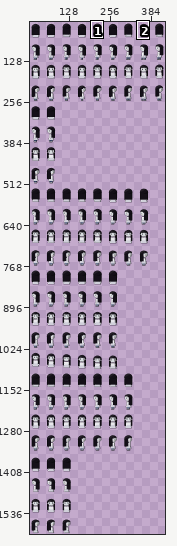
A pixel-art file gets an edit: hollow-acre/2d/tools/px/ase/ruth.ase. The first picture is a wide view before the edit; the outline marks the close-up.
Close-up. First the earlier version:
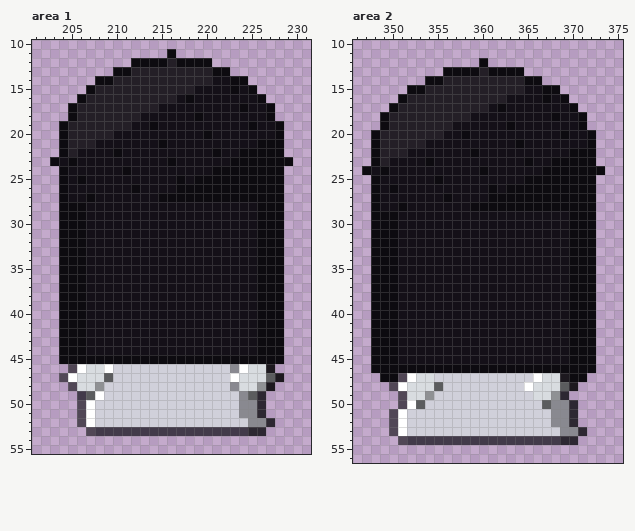
432x1600 pixels, 1 frame. Colours within 5 levels of each other are drawn and written as one. Shown: area 1: x 201..231, y 10..55; area 2: x 346..375, y 10..56. The wide view leaves out empty margins. The commit also changed other parts of the picture, which this record leaves out.
The result:
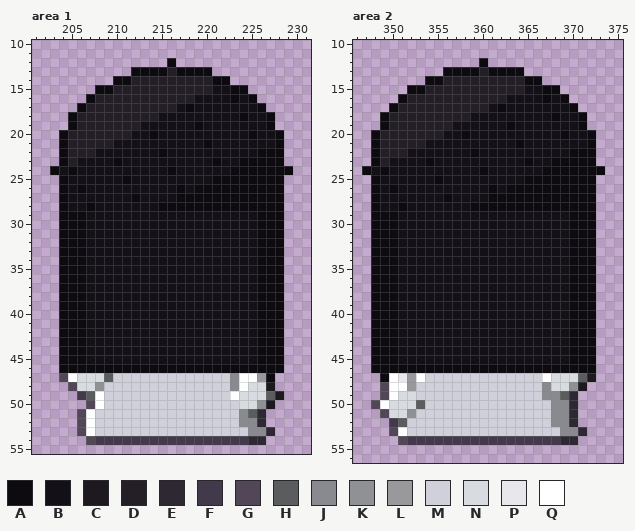
Palette (. is transparent): A #0d0b10  B #141018  C #1d191f  D #241f27  E #2d2832  F #423a4a  G #514756  H #5b5c5e  J #898990  K #8f9194  L #99999c  M #d0d0da  N #d8dce0  P #e8e8ec  Q #ffffff
Edits made:
Changed rows in their new state; - is an unchanged pixel.
Area 1, layer "sheet":
first column x 203:
11 -------------.-------------
12 ---------....A....---------
13 -------..AAAA-AAAA..-------
14 -----..AA---------AA..-----
15 ----.AA---------DD---A.----
16 ---.A---------DD----A-A.---
17 --.A--------DD-A-----B-A.--
18 ----------DD----B----A-----
19 -.A------D-B----A-----B-A.-
20 -------DD--A-----B----A----
21 -----DD-----B----A-----BB--
22 ---DD--B----A-----B--BB----
23 .AD----A-----B----A-B-----.
24 ABA-----B----A----BB------A
25 ---B----A-----B-BB---------
26 ---A-----B-----B-----------
27 ----B----A--BB-------------
28 --BBA-------AAAAAAAAAAA----
first column x 204:
45 ---BBBBBBBBBBBBBBBBBBB---
46 AAAAAAAAAAAAAAAAAAAAAAAAA
47 -------------------JQQLA.
48 --------------------Q-N--
49 -------------------QNNNHC
50 --.GQ---------------NNKC-
51 ---------------------H---
52 --------------------J-E.-
53 --GQMMMMMMMMMMMMMMMMMJJE-
54 ---GFFFFFFFFFFFFFFFFFEE--
Area 2, layer "sheet":
first column x 348:
47 --QPLQM-----------MQ-NNHC
48 -GQ-LMMM---------MMJ-NKC-
49 -GQN-MM-----------MJJHE--
50 GQNNN--------------M-----
51 -GNNK--------------------
52 --FH---------------------
Changed places in both close-ups, as pixel boxes (x1, y1, x2, y2):
changed: (50, 49, 293, 211)
changed: (59, 355, 284, 445)
changed: (371, 373, 443, 427)
changed: (524, 373, 596, 409)
